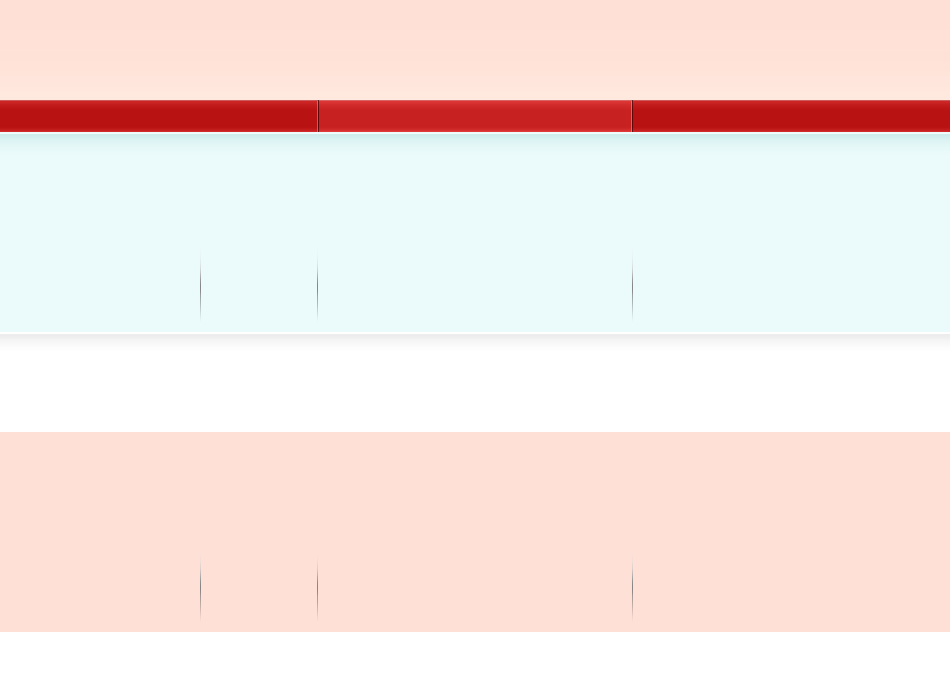
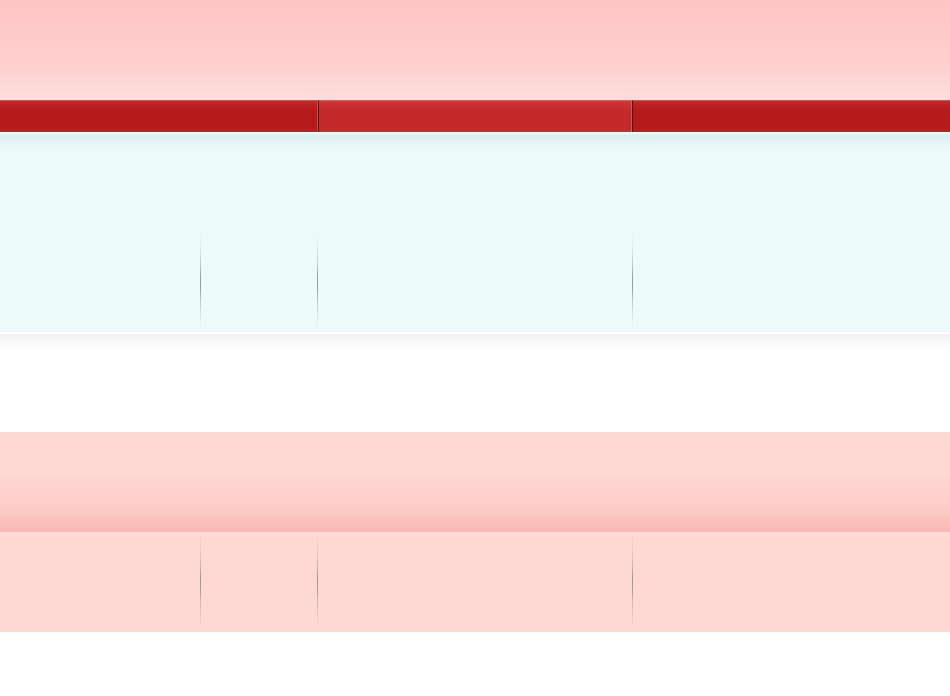
Layered file, before and after one edit (950x696). Changes by layer:
painted on "navbar button" over [0, 100, 950, 132]
painted on "header" over [0, 0, 950, 100]
painted on "navbar" over [0, 100, 950, 132]
painted on "header widgets" over [0, 134, 950, 152]
painted on "header boxes" over [200, 235, 633, 330]
painted on "footer widgets" over [0, 432, 950, 532]
painted on "footer boxes" over [0, 532, 950, 632]
